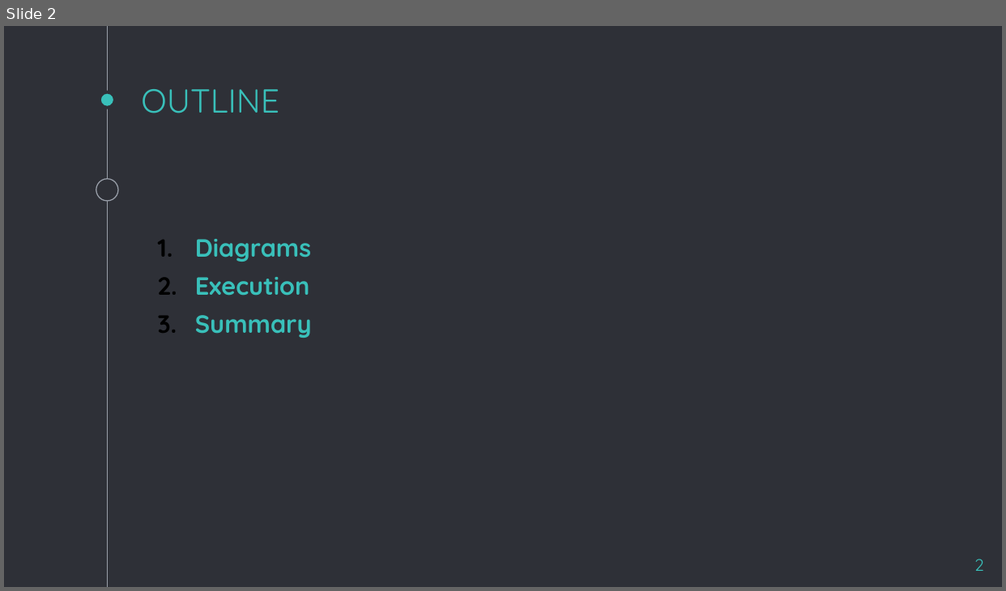
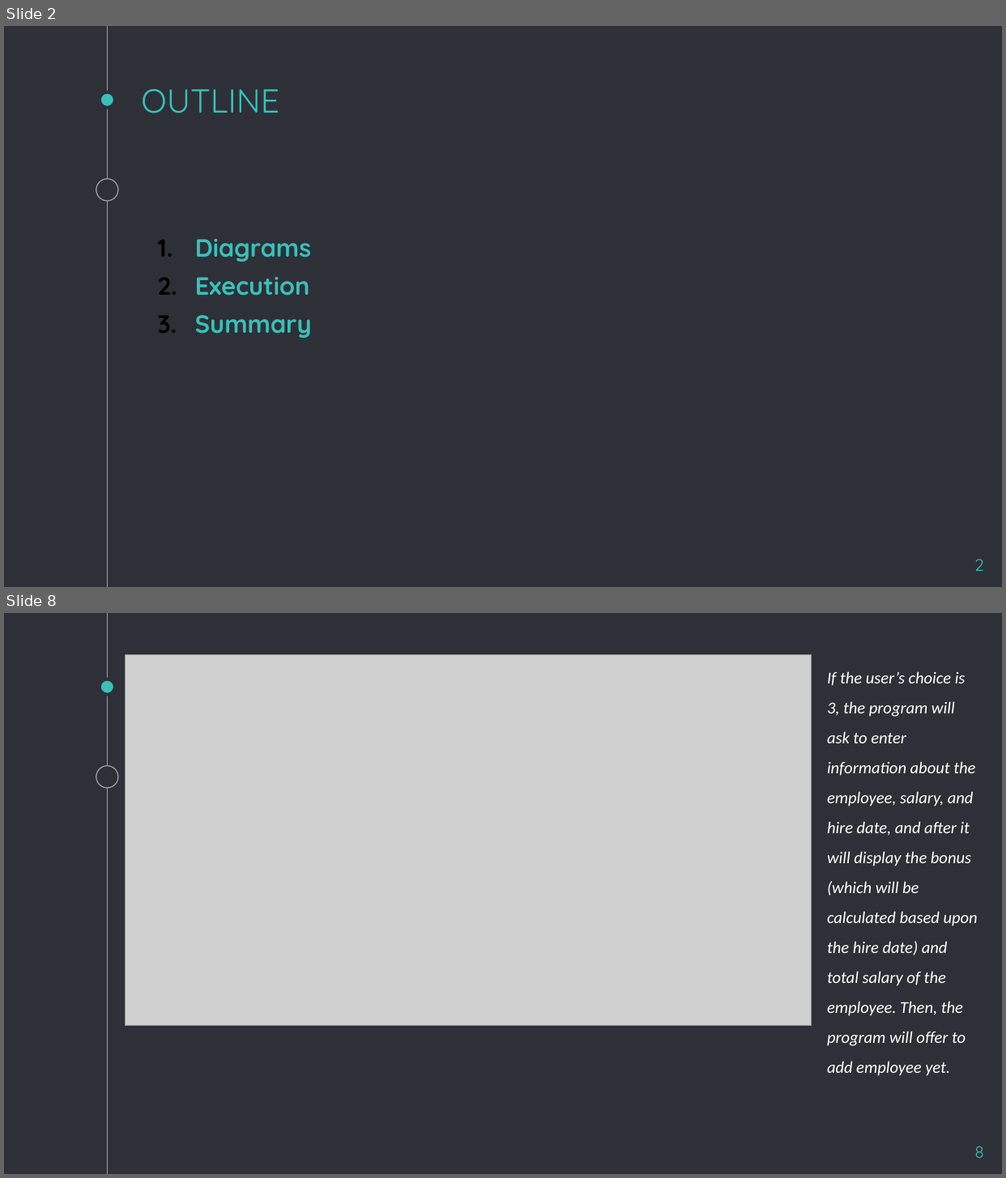
Before and after one commit to light-34/DynamicCodeDevelopers, a slide deck: ProjectDataStrc.pptx. Shown one above the other, each under a label of ours: slide 2 before the commit, slides 2 and 8 after it; the slides between them are not shown. The pictures are 1006x591 and 1006x1178 pixels, drawn with LibreOffice and Linux fonts; fonts in the diff are those of the drawing; grey boxes stand for pictures. Boxes give left, top, right and bottom in pixels: in the first picture for what was removed or moved away, otherwise in the second. Text is boxed around its words. In the diff, an @@ line names an element or a change of style, - is before the commit and + after.

```diff
--- a/ProjectDataStrc.pptx
+++ b/ProjectDataStrc.pptx
@@ slide 8 added at (x1=4, y1=613, x2=1002, y2=1174), background #2E3037; not listed: 3 template elements that a slide beside it also shows @@
@@ picture added at (x1=125, y1=655, x2=812, y2=1026) @@
@@ text added at (x1=827, y1=671, x2=978, y2=1076), 12 pt, text #FFFFFF, italic @@
+If the user’s choice is 3, the program will ask to enter information about the employee, salary, and hire date, and after it will display the bonus (which will be calculated based upon the hire date) and total salary of the employee. Then, the program will offer to add employee yet.
@@ page number added at (x1=974, y1=1146, x2=984, y2=1158), 12 pt, text #39C0BA @@
+8
```
Also in this commit, not shown: 6 slides changed, 1 other slide added, 2 slides removed.
